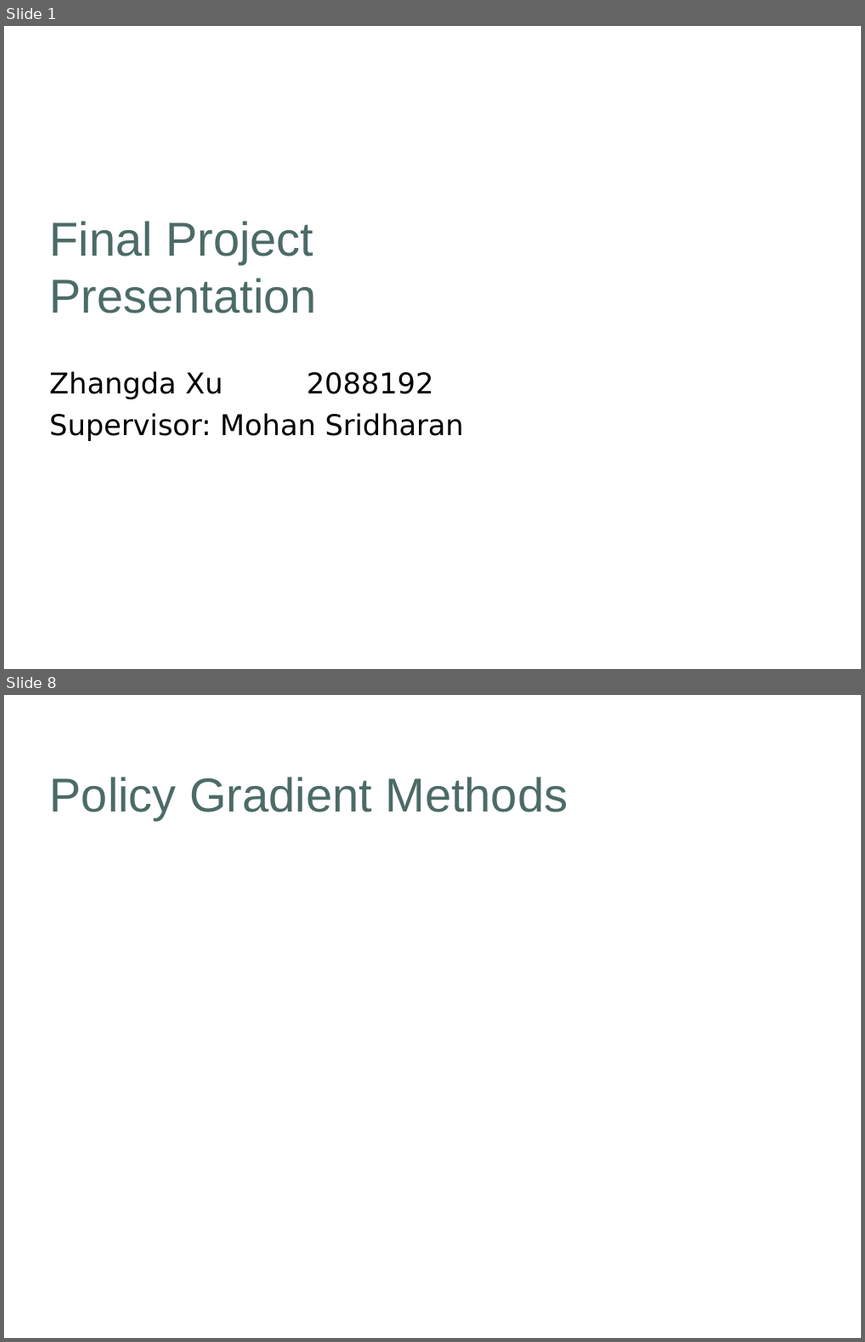
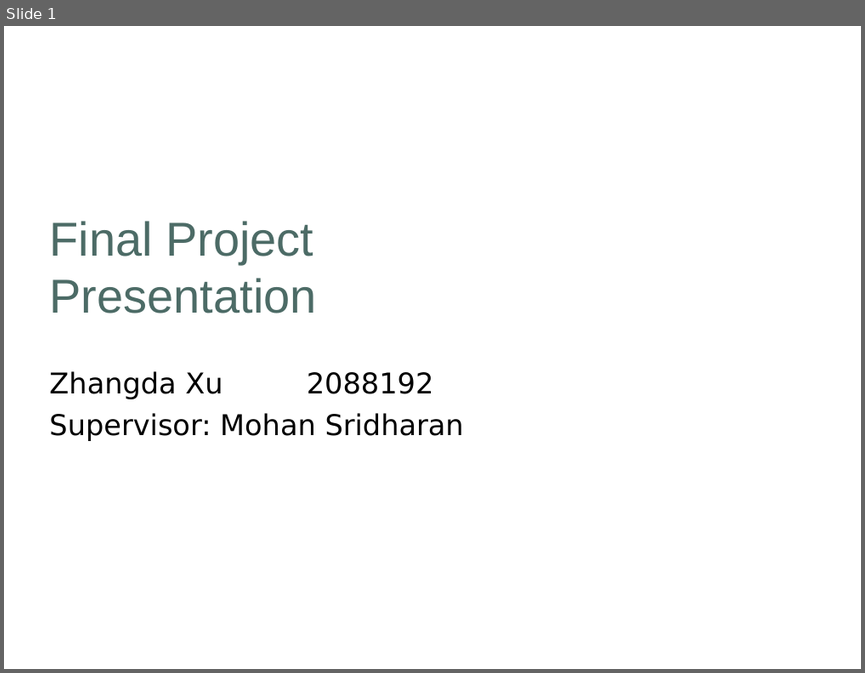
Before and after one commit to khulaifi95/ACS, a slide deck: Project/Presentation/Draft_Presentation.ppt. Shown one above the other, each under a label of ours: slides 1 and 8 before the commit, slide 1 after it; the slides between them are not shown. The pictures are 865x1342 and 865x673 pixels, drawn with LibreOffice and Linux fonts; fonts in the diff are those of the drawing; background and template pictures are left out. Boxes give left, top, right and bottom in pixels: in the first picture for what was removed or moved away, otherwise in the second. Text is boxed around its words. In the diff, an @@ line names an element or a change of style, - is before the commit and + after.

```diff
--- a/Project/Presentation/Draft_Presentation.ppt
+++ b/Project/Presentation/Draft_Presentation.ppt
@@ slide 8 removed at (4, 695, 861, 1338), background picture (left out) @@
@@ title removed at (50, 777, 568, 820) @@
-Policy Gradient Methods
```
Also in this commit, not shown: 5 slides changed, 24 slides added, 14 other slides removed, 6 other files.
